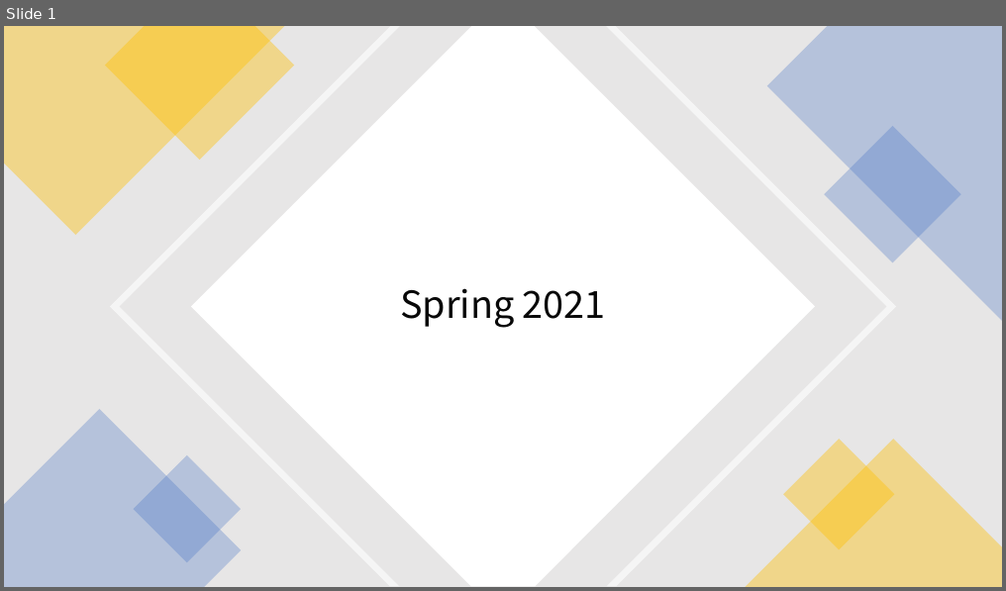
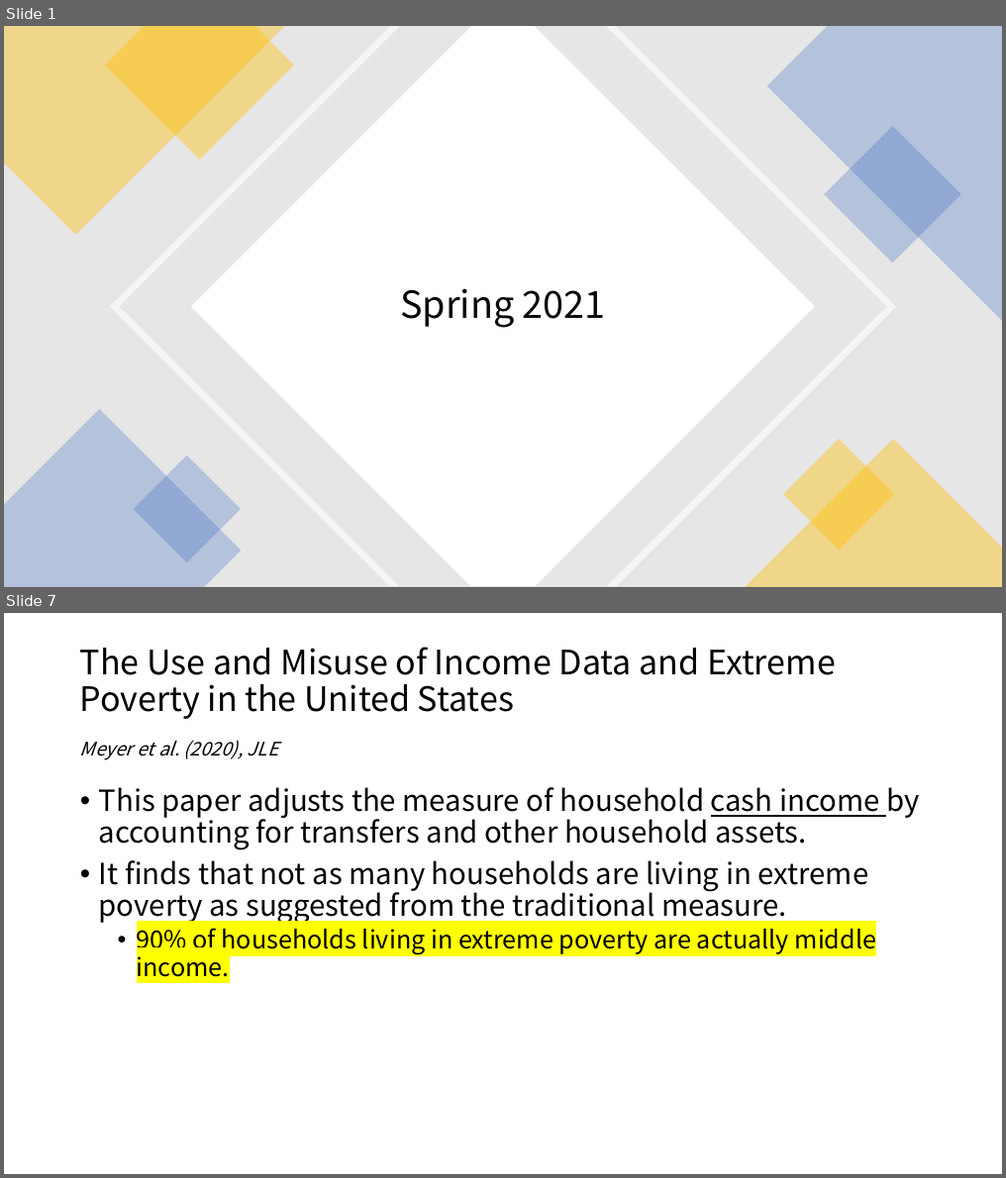
Before and after one commit to s-saisw/readingSummary, a slide deck: summary-spring2021.pptx. Shown one above the other, each under a label of ours: slide 1 before the commit, slides 1 and 7 after it; the slides between them are not shown. The pictures are 1006x591 and 1006x1178 pixels, drawn with LibreOffice and Linux fonts; fonts in the diff are those of the drawing. Boxes give left, top, right and bottom in pixels: in the first picture for what was removed or moved away, otherwise in the second. Text is boxed around its words. In the diff, an @@ line names an element or a change of style, - is before the commit and + after.

```diff
--- a/summary-spring2021.pptx
+++ b/summary-spring2021.pptx
@@ slide 7 added at <box>4,613,1002,1174</box>, background #FFFFFF @@
@@ title added at <box>80,647,836,719</box>, 32.4 pt, text #000000 @@
+The Use and Misuse of Income Data and Extreme Poverty in the United States
@@ text added at <box>80,740,278,761</box>, 18 pt, text #000000, italic @@
+Meyer et al. (2020), JLE
@@ text added at <box>99,787,919,977</box>, 28 pt, text #000000 @@
+• This paper adjusts the measure of household cash income by accounting for transfers and other household assets.
+• It finds that not as many households are living in extreme poverty as suggested from the traditional measure.
+  • 90% of households living in extreme poverty are actually middle income.
```
Also in this commit, not shown: 3 slides changed, 2 other slides added, 1 other file.
